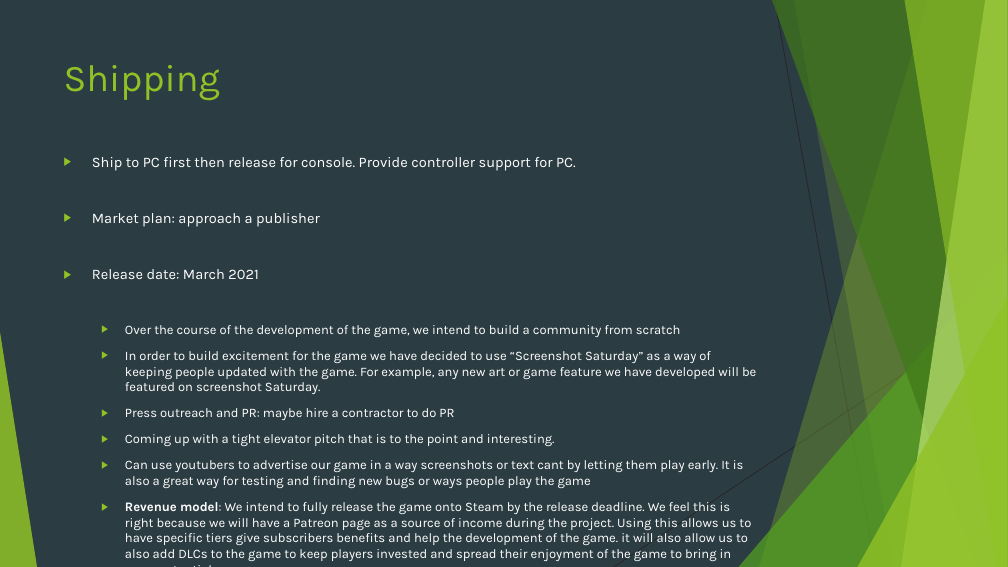
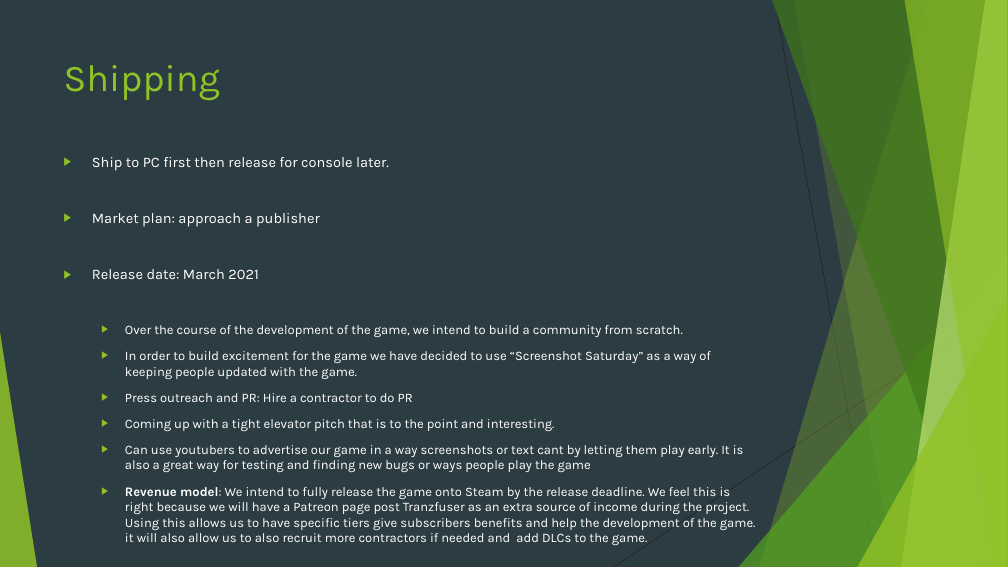
Before and after one commit to Pilokio/Tranzfuser, a slide deck: slide 9 of Virtual Pitch Presentation/Pitch.pptx. Drawn at 1008x567 pixels with LibreOffice and Linux fonts; fonts in the diff are those of the drawing. Boxes give left, top, right and bottom in pixels: in the first picture for what was removed or moved away, otherwise in the second. Text is boxed around its words. In the diff, an @@ line names an element or a change of style, - is before the commit and + after.

Commit message:
Updates to pitch

```diff
--- a/Virtual Pitch Presentation/Pitch.pptx
+++ b/Virtual Pitch Presentation/Pitch.pptx
@@ text at box(92, 157, 389, 171): text changed @@
-▶ Ship to PC first then release for console. Provide controller support for PC.
+▶ Ship to PC first then release for console later.
@@ text at box(125, 325, 711, 402): text changed @@
-  ▶ Over the course of the development of the game, we intend to build a community from scratch
-  ▶ In order to build excitement for the game we have decided to use “Screenshot Saturday” as a way of keeping people updated with the game. For example, any new art or game feature we have developed will be featured on screenshot Saturday.
-  ▶ Press outreach and PR: maybe hire a contractor to do PR
+  ▶ Over the course of the development of the game, we intend to build a community from scratch.
+  ▶ In order to build excitement for the game we have decided to use “Screenshot Saturday” as a way of keeping people updated with the game.
+  ▶ Press outreach and PR: Hire a contractor to do PR
@@ text at box(125, 487, 756, 545): text changed @@
-  ▶ Revenue model: We intend to fully release the game onto Steam by the release deadline. We feel this is right because we will have a Patreon page as a source of income during the project. Using this allows us to have specific tiers give subscribers benefits and help the development of the game. it will also allow us to also add DLCs to the game to keep players invested and spread their enjoyment of the game to bring in more potential users.
+  ▶ Revenue model: We intend to fully release the game onto Steam by the release deadline. We feel this is right because we will have a Patreon page post Tranzfuser as an extra source of income during the project. Using this allows us to have specific tiers give subscribers benefits and help the development of the game. it will also allow us to also recruit more contractors if needed and add DLCs to the game.
```
Also in this commit, not shown: 1 other slide changed.
